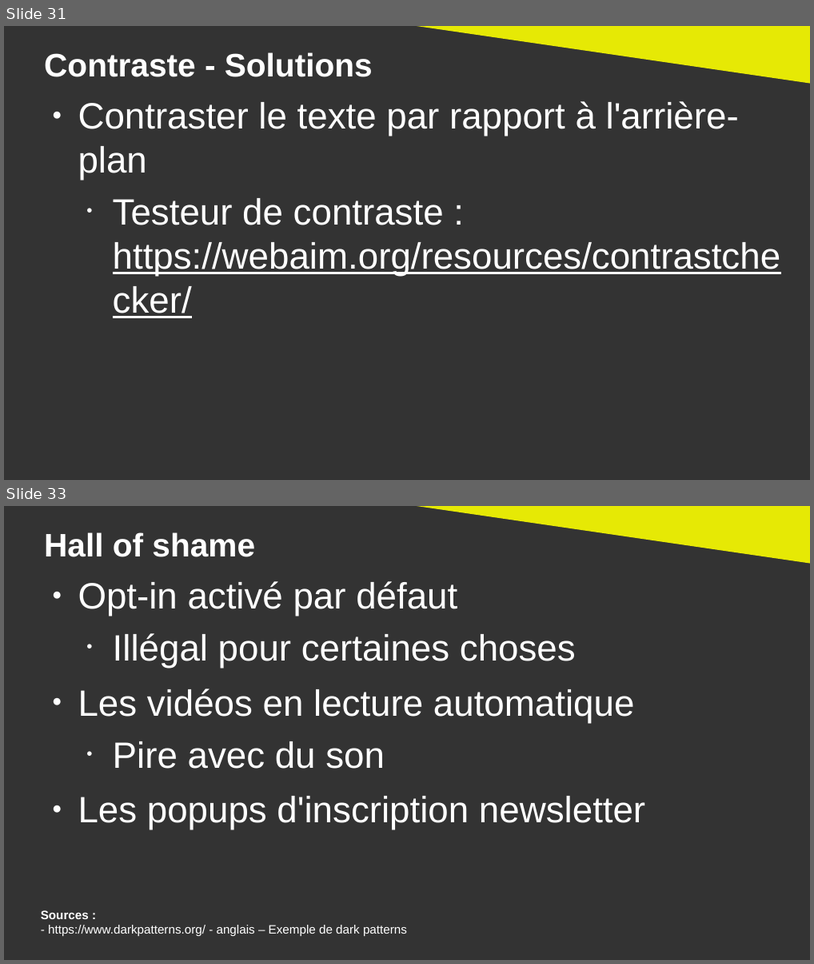
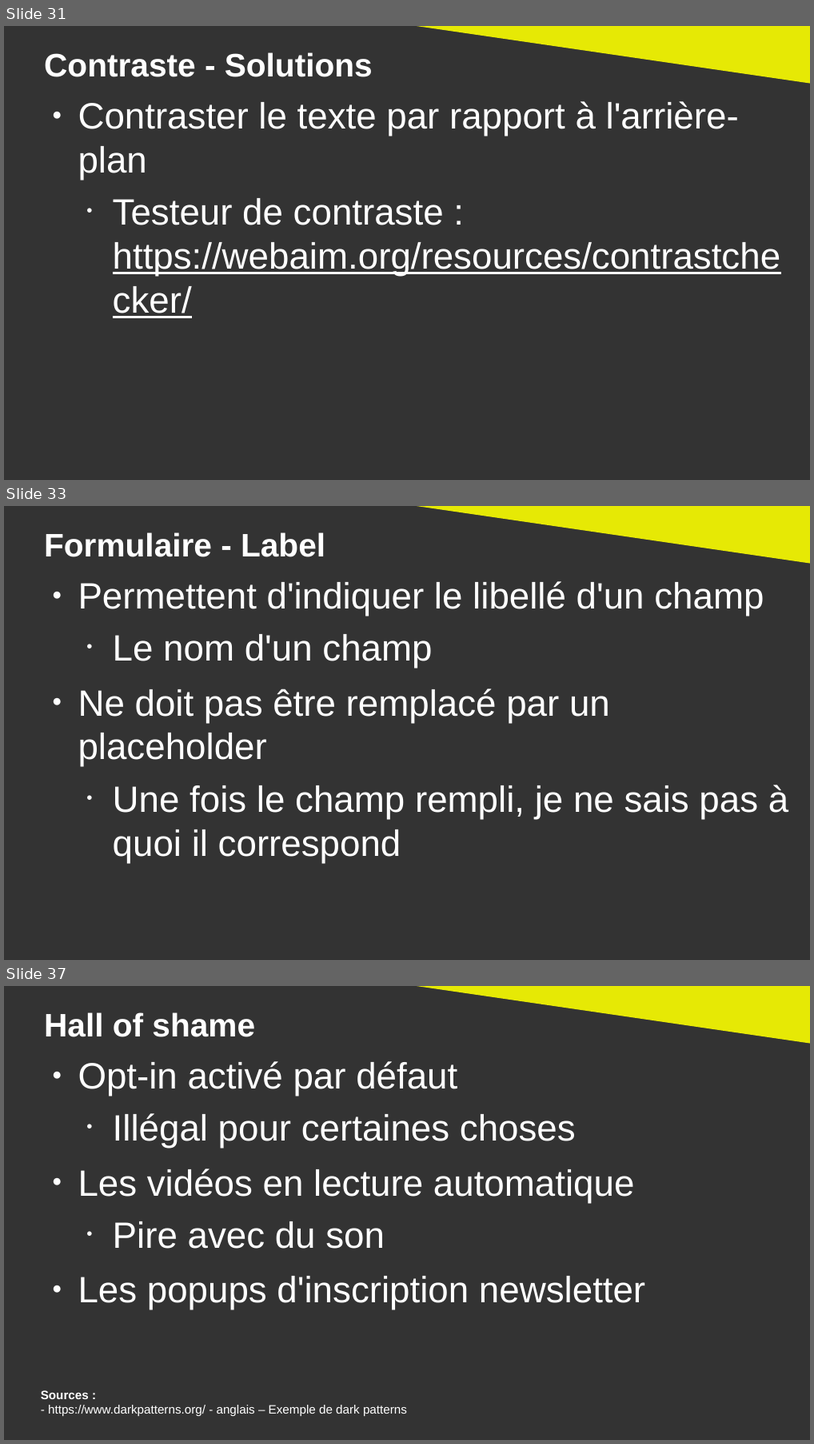
Before and after one commit to DanYellow/cours, a slide deck: ergonomie-et-accessibilite-s2/numero-1/presentation.odp. Shown one above the other, each under a label of ours: slides 31 and 33 before the commit, slides 31, 33 and 37 after it; the slides between them are not shown. The pictures are 814x964 and 814x1444 pixels, drawn with LibreOffice and Linux fonts; fonts in the diff are those of the drawing. Boxes give left, top, right and bottom in pixels: in the first picture for what was removed or moved away, otherwise in the second. Text is boxed around its words. In the diff, an @@ line names an element or a change of style, - is before the commit and + after.

```diff
--- a/ergonomie-et-accessibilite-s2/numero-1/presentation.odp
+++ b/ergonomie-et-accessibilite-s2/numero-1/presentation.odp
@@ slide 33 added at <box>4,506,810,960</box>, background #333333 @@
@@ right triangle added at <box>394,506,810,564</box>, fill #E6E905 @@
@@ title added at <box>44,532,326,557</box>, 32 pt, text #FFFFFF, bold @@
+Formulaire - Label
@@ text added at <box>78,581,789,863</box>, 36 pt, text #FFFFFF @@
+● Permettent d'indiquer le libellé d'un champ
+  • Le nom d'un champ
+● Ne doit pas être remplacé par un placeholder
+  • Une fois le champ rempli, je ne sais pas à quoi il correspond
@@ what was slide 33 is now slide 37 @@
```
Also in this commit, not shown: 15 slides changed, 3 other slides added, 2 other files.
